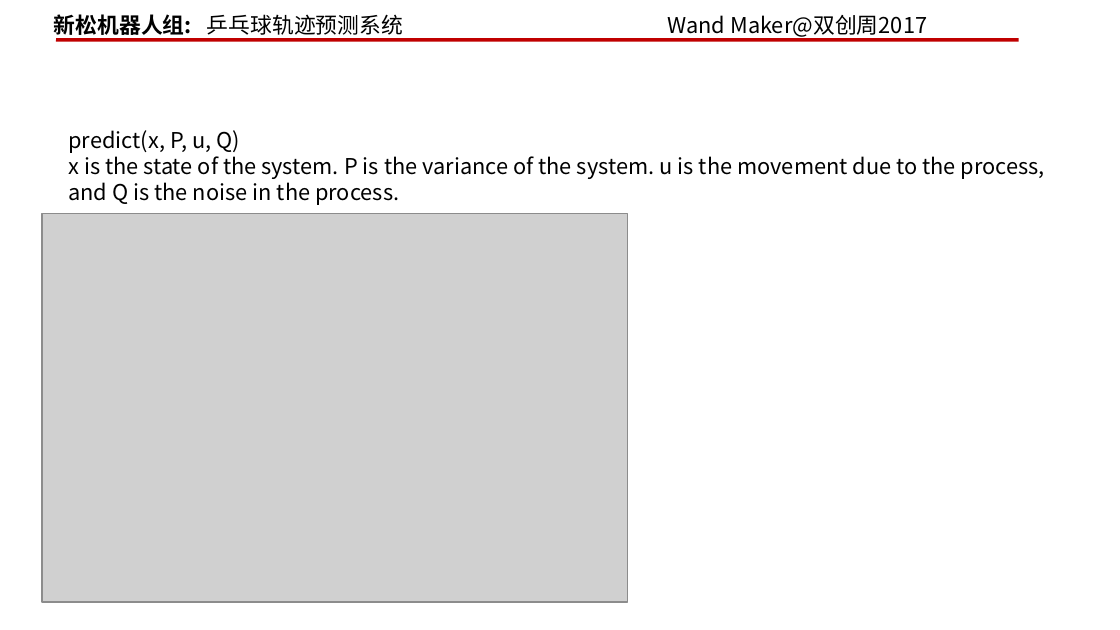
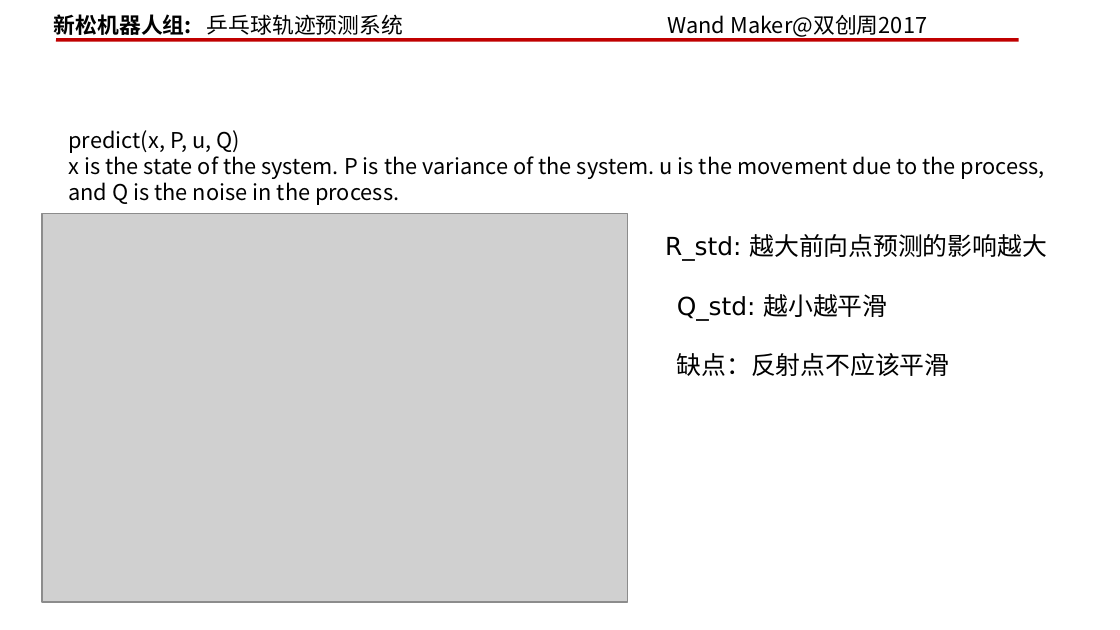
Before and after one commit to elviswf/pingpongBot, a slide deck: slide 8 of docs/wandmaker_新松机器人.pptx (slide 7 before the commit). Drawn at 1120x630 pixels with LibreOffice and Linux fonts; fonts in the diff are those of the drawing; grey boxes stand for pictures. Boxes give left, top, right and bottom in pixels: in the first picture for what was removed or moved away, otherwise in the second. Text is boxed around its words. In the diff, an @@ line names an element or a change of style, - is before the commit and + after.

```diff
--- a/docs/wandmaker_新松机器人.pptx
+++ b/docs/wandmaker_新松机器人.pptx
@@ text added at (665, 234, 1047, 261), 16 pt, text #000000 @@
+R_std: 越大前向点预测的影响越大
@@ text added at (677, 294, 950, 376), 16 pt, text #000000 @@
+Q_std: 越小越平滑
+缺点：反射点不应该平滑
```
Also in this commit, not shown: 1 slide added, 2 other files.
